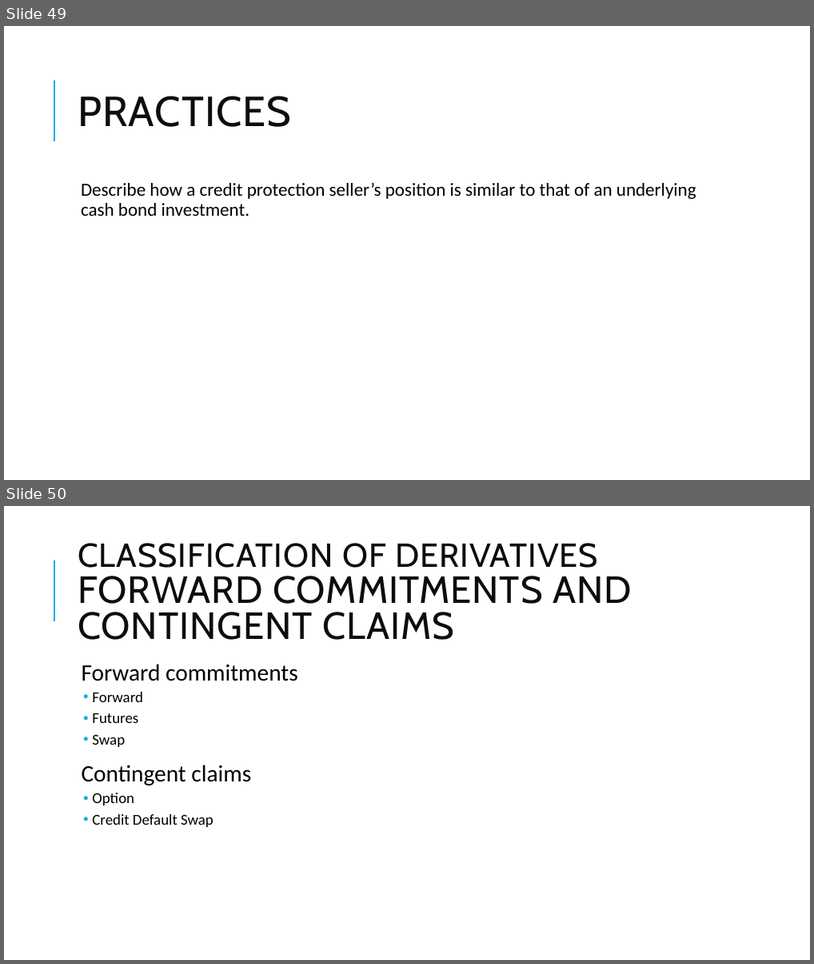
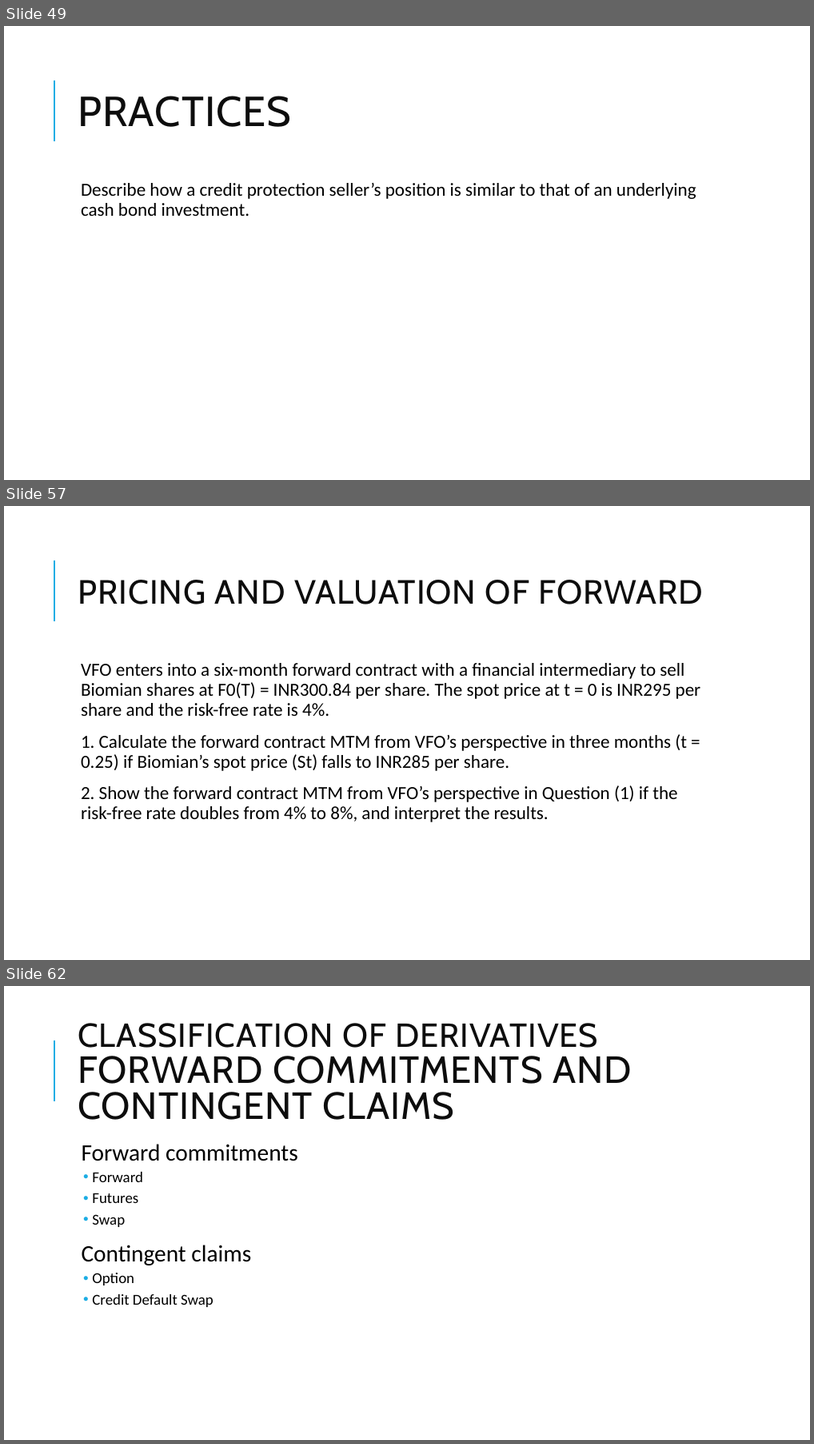
Before and after one commit to Isco0530/data, a slide deck: Derivatives.pptx. Shown one above the other, each under a label of ours: slides 49 and 50 before the commit, slides 49, 57 and 62 after it; the slides between them are not shown. The pictures are 814x964 and 814x1444 pixels, drawn with LibreOffice and Linux fonts; fonts in the diff are those of the drawing; background and template pictures are left out. Boxes give left, top, right and bottom in pixels: in the first picture for what was removed or moved away, otherwise in the second. Text is boxed around its words. In the diff, an @@ line names an element or a change of style, - is before the commit and + after.

```diff
--- a/Derivatives.pptx
+++ b/Derivatives.pptx
@@ slide 57 added at <box>4,506,810,960</box>, background #FFFFFF; not listed: 1 template element that a slide beside it also shows @@
@@ title added at <box>78,580,703,604</box>, 40 pt, text #0D0D0D @@
+PRICING AND VALUATION OF FORWARD
@@ text added at <box>81,663,702,822</box>, 22 pt, text #000000 @@
+  VFO enters into a six-month forward contract with a financial intermediary to sell Biomian shares at F0(T) = INR300.84 per share. The spot price at t = 0 is INR295 per share and the risk-free rate is 4%.
+  1. Calculate the forward contract MTM from VFO’s perspective in three months (t = 0.25) if Biomian’s spot price (St) falls to INR285 per share.
+  2. Show the forward contract MTM from VFO’s perspective in Question (1) if the risk-free rate doubles from 4% to 8%, and interpret the results.
@@ what was slide 50 is now slide 62 @@
```
Also in this commit, not shown: 11 other slides added, 1 other file.
